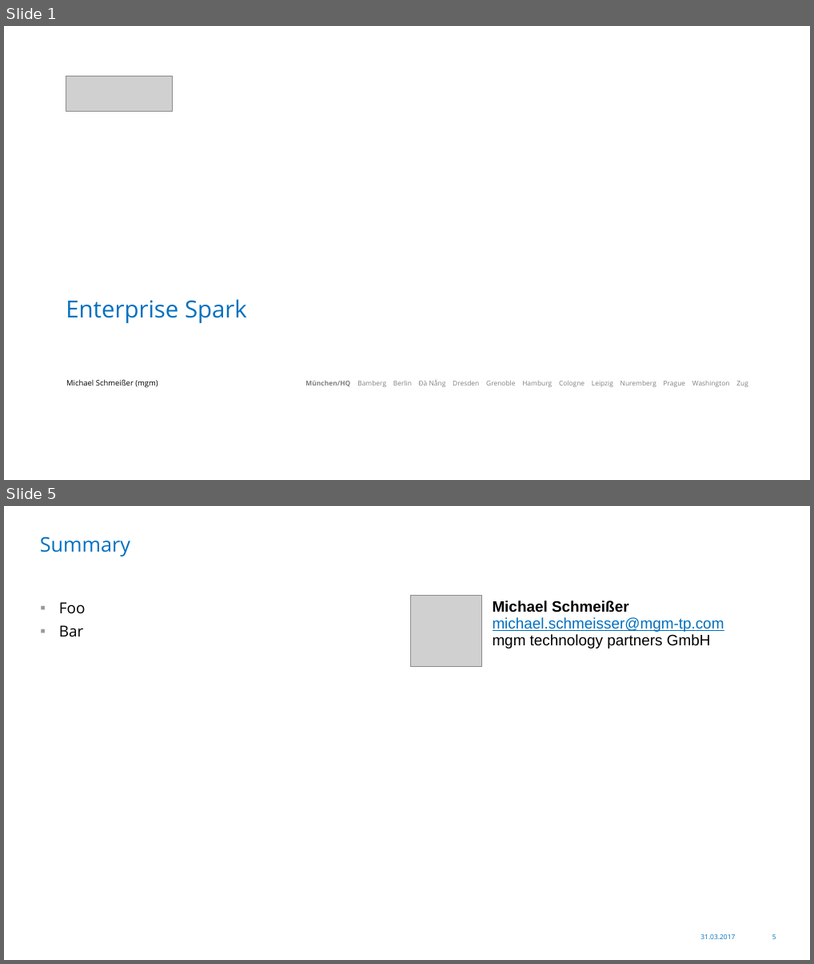
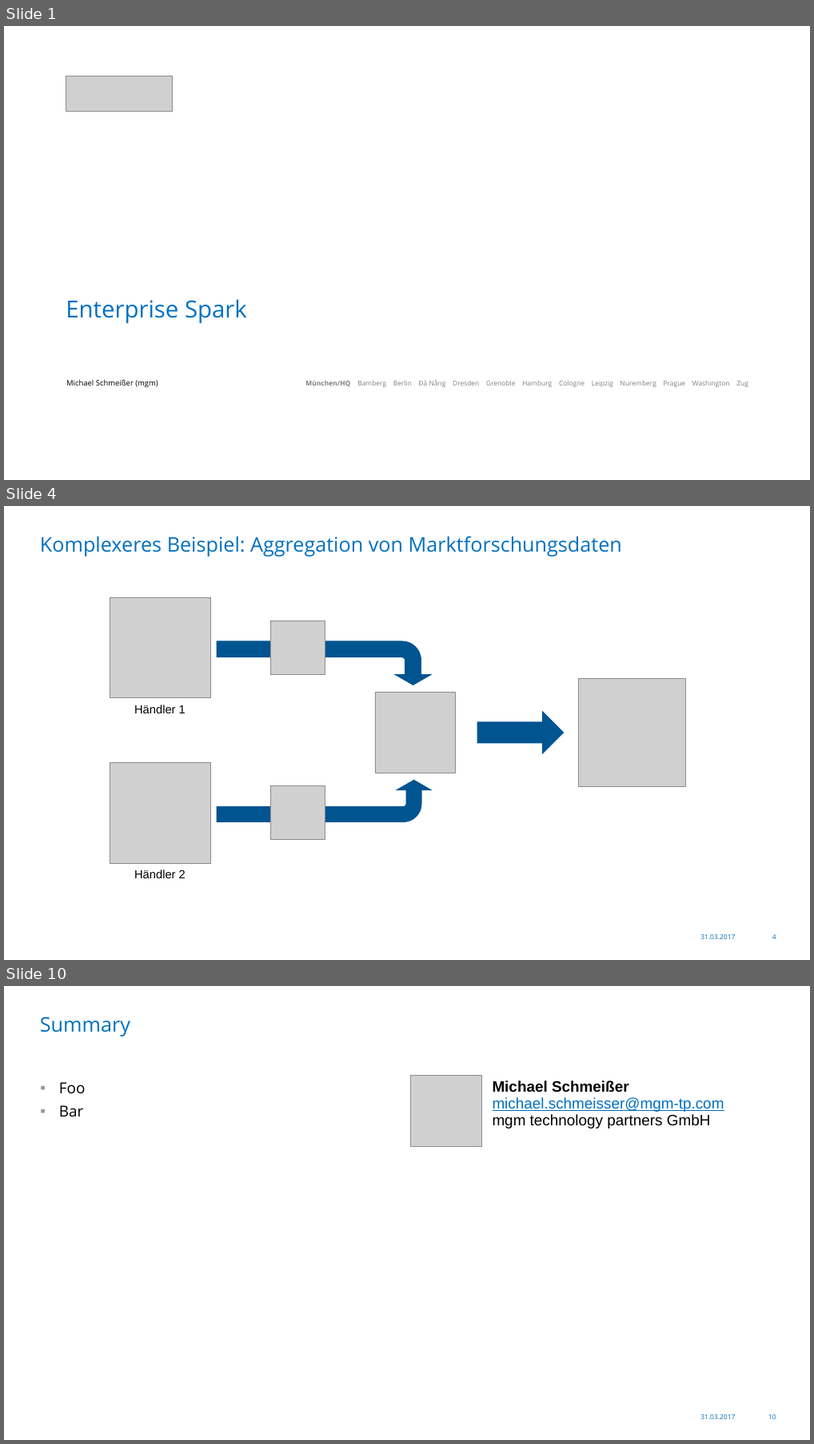
Before and after one commit to Skamandros/jug-saxony-workshop, a slide deck: src/slides/resources/2017-03-31-JUG-Saxony-Workshop-de.pptx. Shown one above the other, each under a label of ours: slides 1 and 5 before the commit, slides 1, 4 and 10 after it; the slides between them are not shown. The pictures are 814x964 and 814x1444 pixels, drawn with LibreOffice and Linux fonts; fonts in the diff are those of the drawing; grey boxes stand for pictures; background and template pictures are left out. Boxes give left, top, right and bottom in pixels: in the first picture for what was removed or moved away, otherwise in the second. Text is boxed around its words. In the diff, an @@ line names an element or a change of style, - is before the commit and + after.

```diff
--- a/src/slides/resources/2017-03-31-JUG-Saxony-Workshop-de.pptx
+++ b/src/slides/resources/2017-03-31-JUG-Saxony-Workshop-de.pptx
@@ slide 4 added at bbox=[4, 506, 810, 960], background #FFFFFF; not listed: 2 template elements that a slide beside it also shows @@
@@ title added at bbox=[40, 536, 622, 556], 24 pt, text #0070C0 @@
+Komplexeres Beispiel: Aggregation von Marktforschungsdaten
@@ picture added at bbox=[110, 597, 211, 698] @@
@@ picture added at bbox=[271, 621, 326, 675] @@
@@ bent arrow added at bbox=[216, 641, 433, 685], fill #005490 @@
@@ picture added at bbox=[375, 692, 456, 772] @@
@@ picture added at bbox=[578, 679, 686, 786] @@
@@ text added at bbox=[134, 704, 186, 713], 14 pt, text #000000 @@
+Händler 1
@@ right arrow added at bbox=[478, 711, 565, 754], fill #005490 @@
@@ picture added at bbox=[110, 763, 211, 864] @@
@@ bent arrow added at bbox=[216, 780, 433, 822], fill #005490 @@
@@ picture added at bbox=[271, 785, 326, 840] @@
@@ text added at bbox=[134, 869, 186, 878], 14 pt, text #000000 @@
+Händler 2
@@ what was slide 5 is now slide 10 @@
@@ page number at bbox=[769, 1414, 777, 1419]: text changed @@
-5
+10
```
Also in this commit, not shown: 2 slides changed, 6 other slides added, 2 slides removed, 7 other files.
